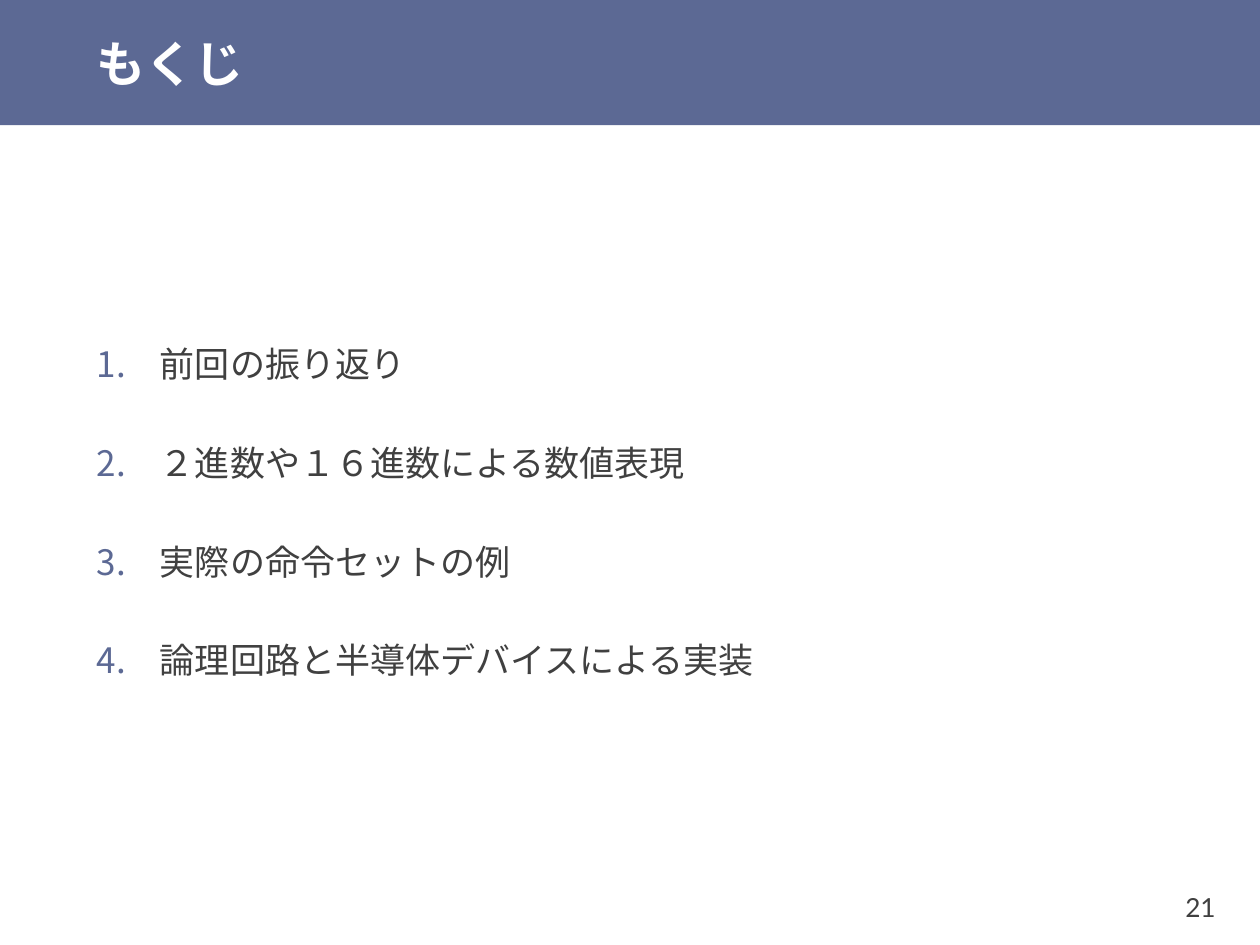
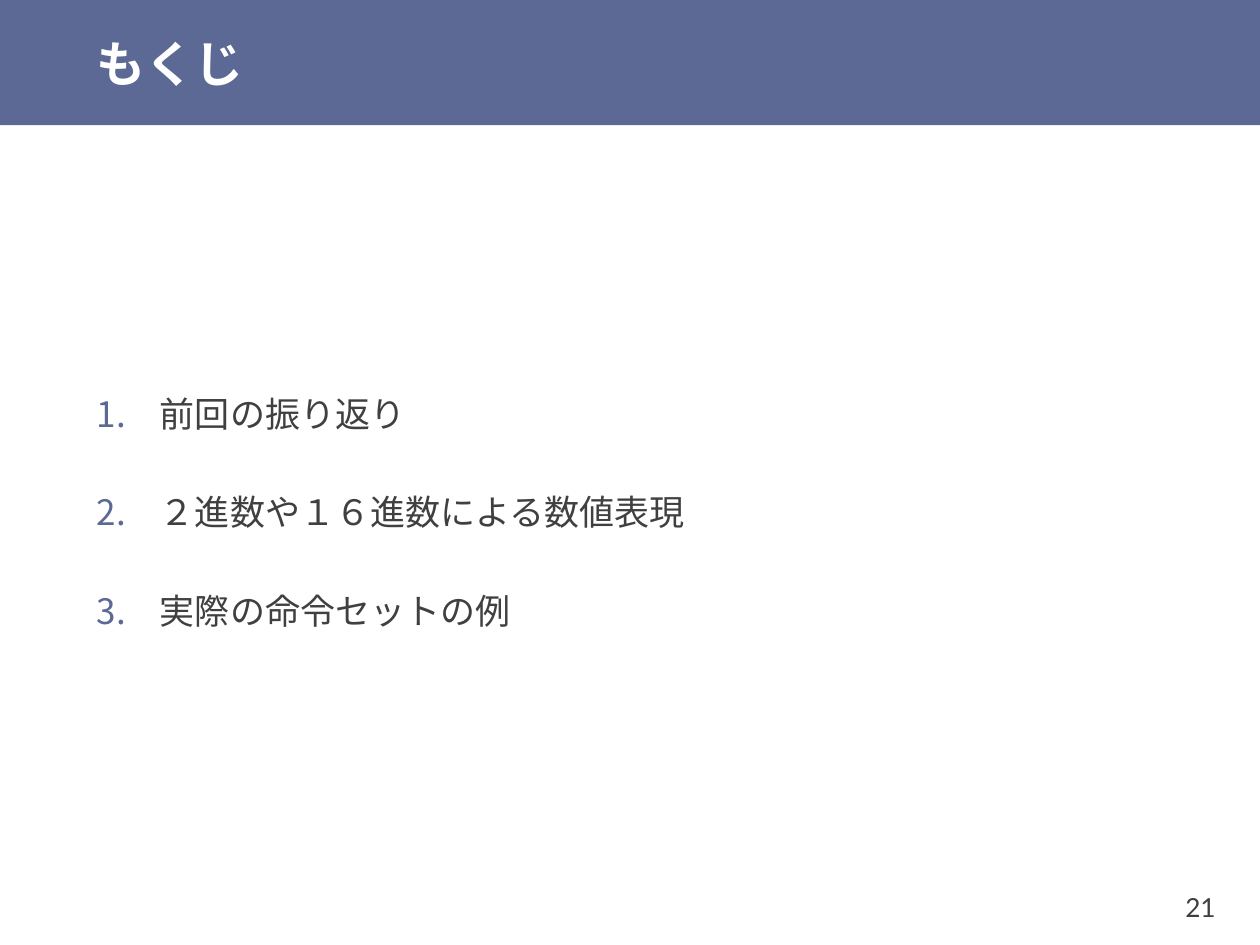
Before and after one commit to shioyadan/otya-computer-architecture-i, a slide deck: slide 21 of cai-shioya-03.pptx. Drawn at 1260x945 pixels with LibreOffice and Linux fonts; fonts in the diff are those of the drawing. Boxes give left, top, right and bottom in pixels: in the first picture for what was removed or moved away, otherwise in the second. Text is boxed around its words. In the diff, an @@ line names an element or a change of style, - is before the commit and + after.

```diff
--- a/cai-shioya-03.pptx
+++ b/cai-shioya-03.pptx
@@ text at bbox=[160, 643, 754, 676]: paragraph removed @@
-4. 論理回路と半導体デバイスによる実装
```
Also in this commit, not shown: 2 other slides changed, 26 slides removed, 4 other files.
